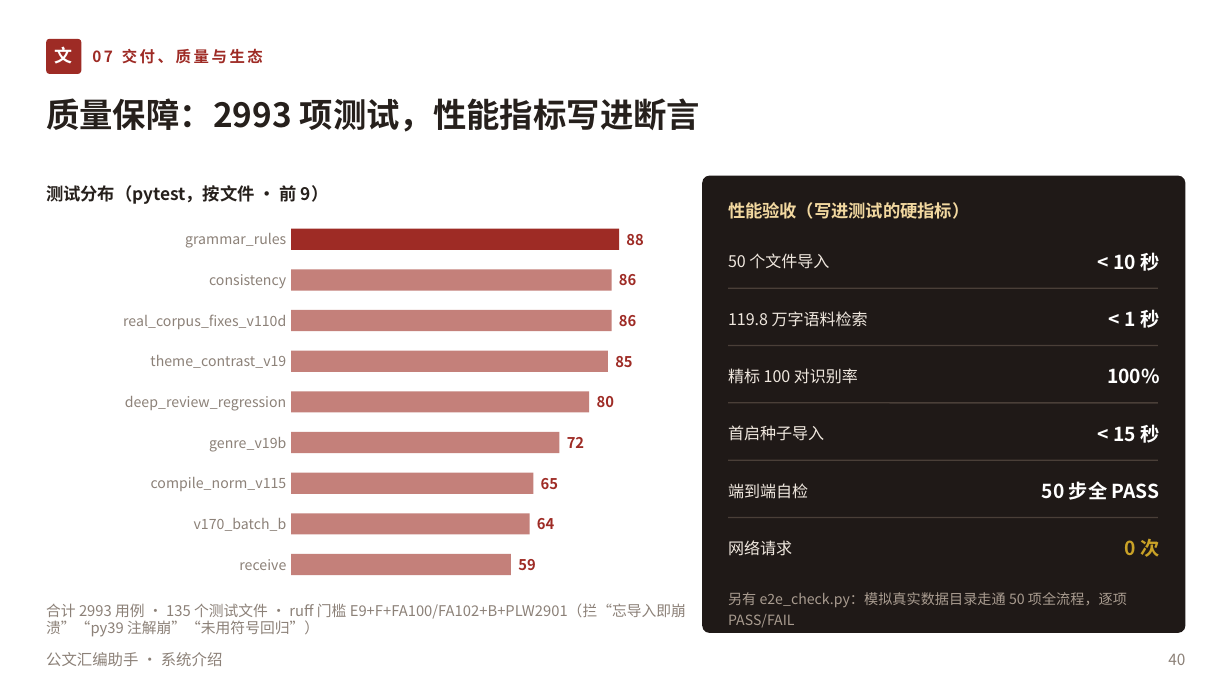
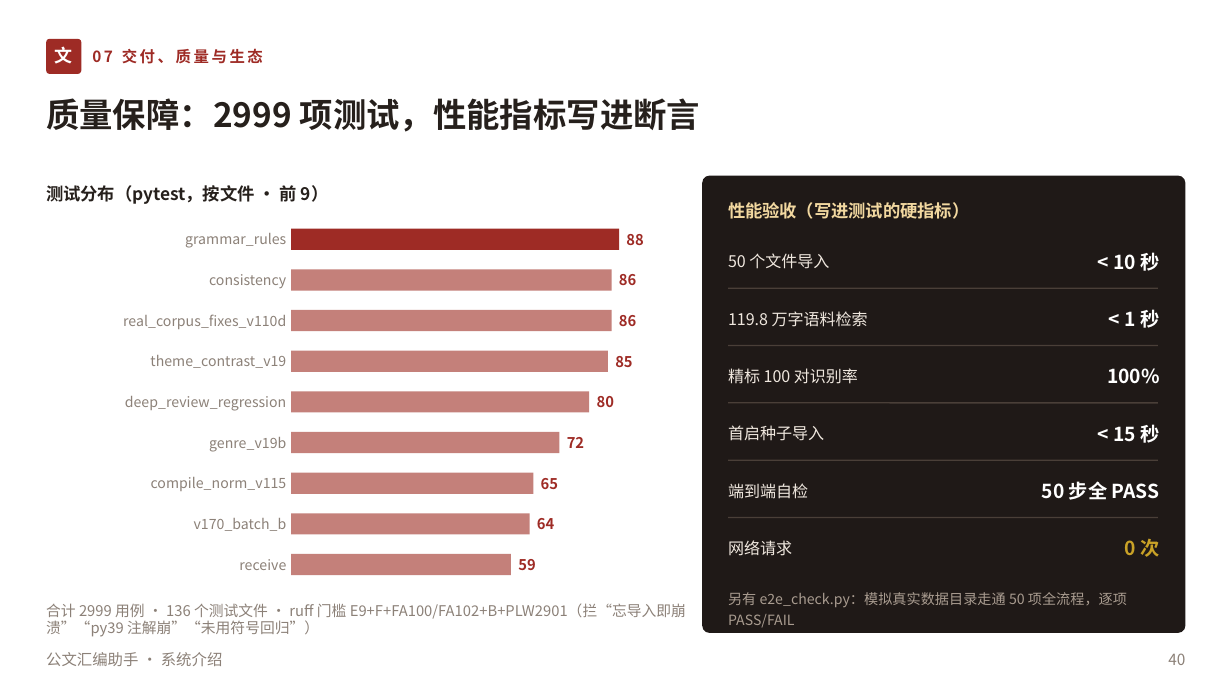
Before and after one commit to lzh745200/gwtool, a slide deck: slide 40 of doc/公文汇编助手-系统介绍.pptx. Drawn at 1232x693 pixels with LibreOffice and Linux fonts; fonts in the diff are those of the drawing. Boxes give left, top, right and bottom in pixels: in the first picture for what was removed or moved away, otherwise in the second. Text is boxed around its words. In the diff, an @@ line names an element or a change of style, - is before the commit and + after.

```diff
--- a/doc/公文汇编助手-系统介绍.pptx
+++ b/doc/公文汇编助手-系统介绍.pptx
@@ text at <box>46,98,701,132</box>: text changed @@
-质量保障：2993 项测试，性能指标写进断言
+质量保障：2999 项测试，性能指标写进断言
@@ text at <box>46,603,686,637</box>: text changed @@
-合计 2993 用例 · 135 个测试文件 · ruff 门槛 E9+F+FA100/FA102+B+PLW2901（拦“忘导入即崩溃”“py39 注解崩”“未用符号回归”）
+合计 2999 用例 · 136 个测试文件 · ruff 门槛 E9+F+FA100/FA102+B+PLW2901（拦“忘导入即崩溃”“py39 注解崩”“未用符号回归”）
```
Also in this commit, not shown: 5 other slides changed, 9 other files.
